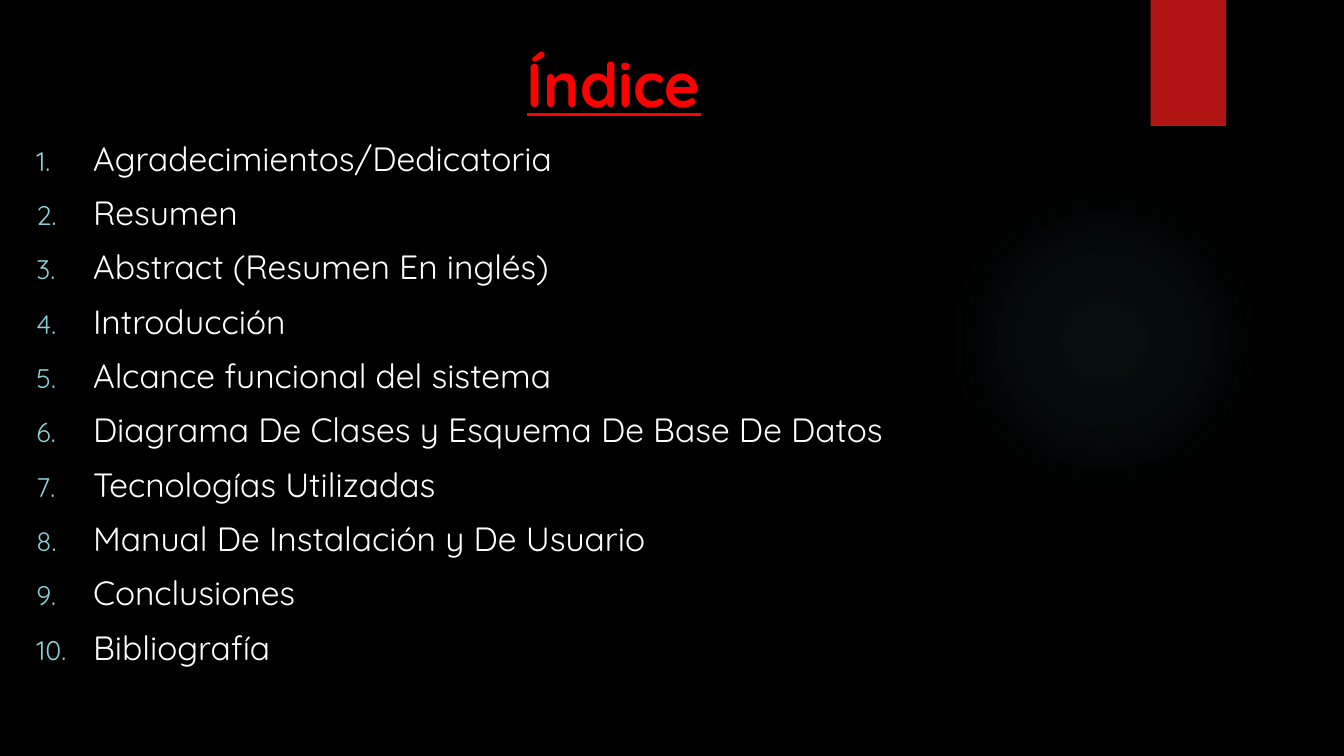
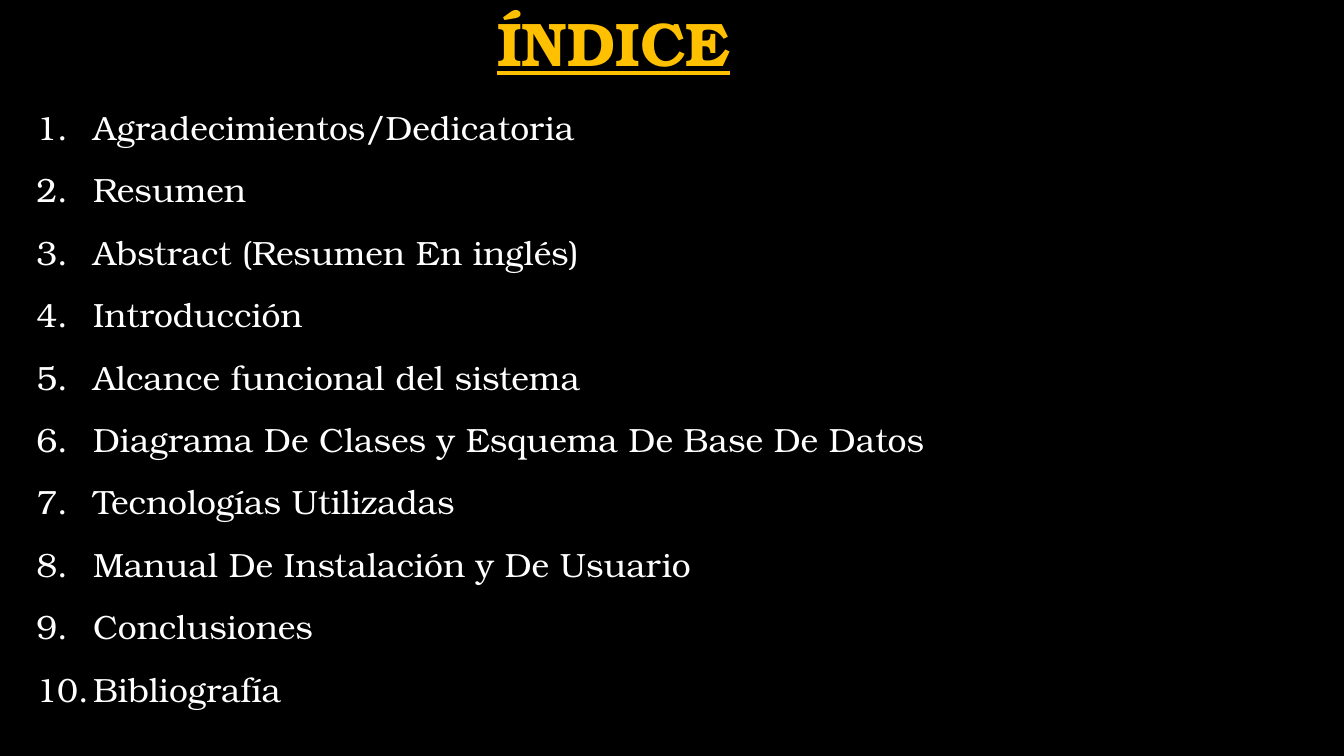
Before and after one commit to Fleon02/VolandoVoy, a slide deck: slide 2 of Presentación Trabajo Fin De Grado David Corredor Miguel, Antonio Castillo y Francisco Leon.pptx. Drawn at 1344x756 pixels with LibreOffice and Linux fonts; fonts in the diff are those of the drawing; background and template pictures are left out. Boxes give left, top, right and bottom in pixels: in the first picture for what was removed or moved away, otherwise in the second. Text is boxed around its words. In the diff, an @@ line names an element or a change of style, - is before the commit and + after.

```diff
--- a/Presentación Trabajo Fin De Grado David Corredor Miguel, Antonio Castillo y Francisco Leon.pptx
+++ b/Presentación Trabajo Fin De Grado David Corredor Miguel, Antonio Castillo y Francisco Leon.pptx
@@ title at <box>497,10,730,75</box>: text changed; font Quicksand to TeX Gyre Bonum; text colour #FF0000 to #FFC000 @@
-Índice
+ÍNDICE
@@ rectangle removed at <box>1150,0,1226,126</box> @@
@@ text "Agradecimientos/Dedicatoria": place and size @@
-text "Agradecimientos/Dedicatoria" at <box>93,144,882,667</box>
+text "Agradecimientos/Dedicatoria" at <box>93,116,924,710</box>
@@ text "Agradecimientos/Dedicatoria" at <box>93,116,924,710</box>: font Quicksand to TeX Gyre Bonum; line spacing 1 to 1.2 @@
```
Also in this commit, not shown: 13 other slides changed, 9 slides added, 2 slides removed, 1 other file.
